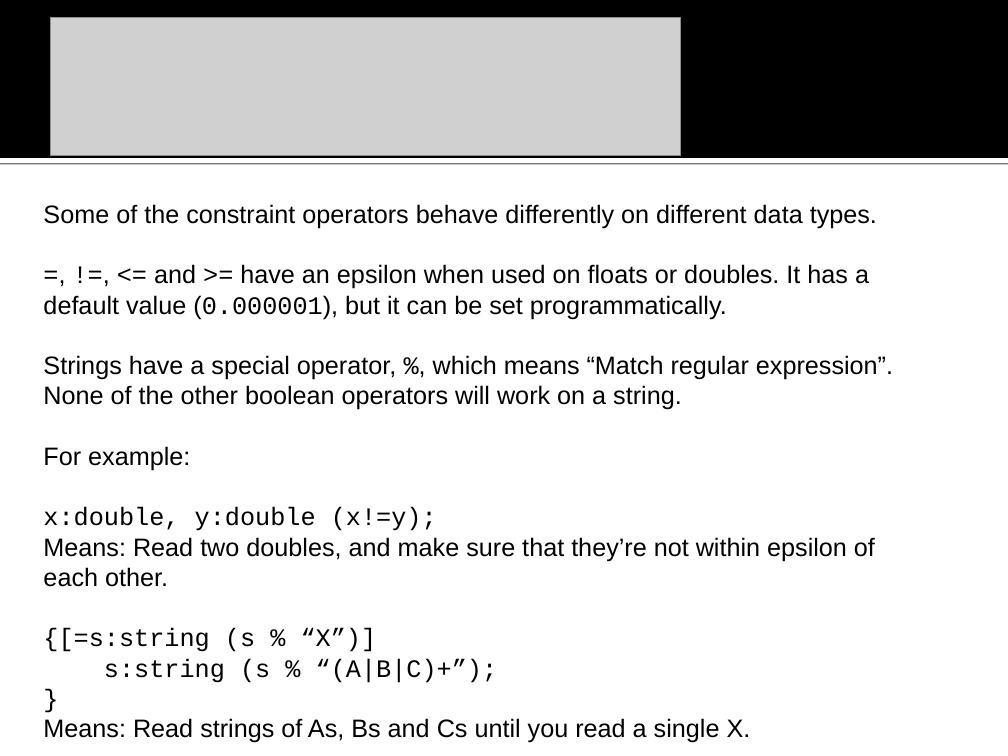
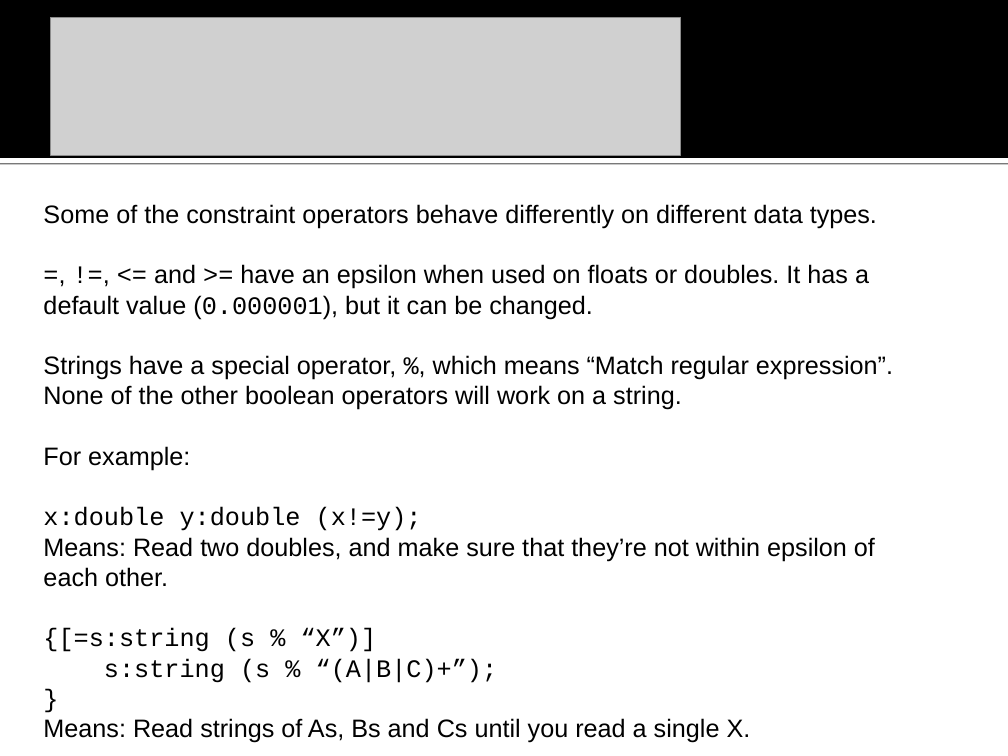
Before and after one commit to na-icpc/viva, a slide deck: slide 13 of Input Verifier/doc/VIVA vanbs Input Verification Assistant.ppt. Drawn at 1008x756 pixels with LibreOffice and Linux fonts; fonts in the diff are those of the drawing; grey boxes stand for pictures; background and template pictures are left out. Boxes give left, top, right and bottom in pixels: in the first picture for what was removed or moved away, otherwise in the second. Text is boxed around its words. In the diff, an @@ line names an element or a change of style, - is before the commit and + after.

```diff
--- a/Input Verifier/doc/VIVA vanbs Input Verification Assistant.ppt
+++ b/Input Verifier/doc/VIVA vanbs Input Verification Assistant.ppt
@@ text at <box>43,264,869,319</box>: text changed @@
-=, !=, <= and >= have an epsilon when used on floats or doubles. It has a default value (0.000001), but it can be set programmatically.
+=, !=, <= and >= have an epsilon when used on floats or doubles. It has a default value (0.000001), but it can be changed.
@@ text at <box>43,507,422,531</box>: text changed @@
-x:double, y:double (x!=y);
+x:double y:double (x!=y);
```
Also in this commit, not shown: 12 other slides changed, 17 slides added, 3 slides removed, 14 other files.
